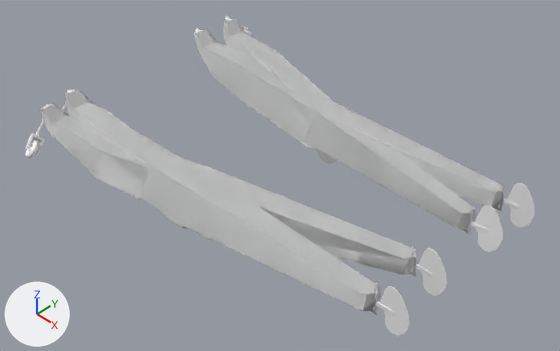
Before and after pictures for a commit that changed the Blender file dev/blender/c172p-pontoon-damage.blend.
One viewpoint serves both versions: a 50 mm lens placed at (6.69, -5.7, 4.23), pointed at (1.01, 0.0, -1.78). The axes (+X, +Y, +Z) are drawn at lower left. The lights are the same throughout. The picture after the commit comes second.

The first picture shows 'L-FloatCB', 'L-FloatCD', 'LHrudderB', 'LHrudderD', 'LdamperOB', 'R-FloatCB', 'R-FloatCD', 'RHrudderB', 'RHrudderD' and 2 more.
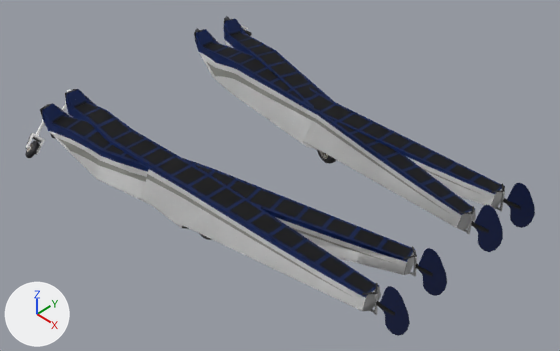
Where the change shows, as pixel boxes (x1, y1, x2, y2) in the pictures (560 x 351 px):
'L-FloatCD', recoloured: (65, 89, 381, 315) in both
'L-FloatCB', recoloured: (40, 103, 417, 276) in both
'R-FloatCD', recoloured: (194, 29, 505, 211) in both
'R-FloatCB', recoloured: (224, 19, 476, 234) in both
'LHrudderD', recoloured (white to blue): (376, 286, 410, 336) in both
'RHrudderB', recoloured (white to blue): (471, 205, 503, 252) in both
'LHrudderB', recoloured (white to blue): (415, 248, 447, 296) in both
'RHrudderD', recoloured (white to blue): (503, 183, 535, 228) in both
part 1 of me_mesh_018, recoloured: (25, 133, 44, 155) in both
part 2 of me_mesh_018, recoloured: (25, 141, 39, 158) in both

Patch to the scene script:
```diff
--- a/dev/blender/c172p-pontoon-damage.blend.py
+++ b/dev/blender/c172p-pontoon-damage.blend.py
@@ img_floats_png @@
+img_floats_png = load_image('floats.png', '../../Models/floats.png', 512, 1024, 'sRGB')
@@ img_fuselage_png_003 @@
+img_fuselage_png_003 = load_image('fuselage.png.003', '../../Models/fuselage.png', 2048, 2048, 'sRGB')
@@ mat_floats @@
+mat_floats = principled_material('floats')
+mat_floats.texture = img_floats_png
@@ mat_pontoon @@
+mat_pontoon = principled_material('pontoon')
+mat_pontoon.texture = img_fuselage_png_003
@@ me_mesh_018 @@
 me_mesh_018.from_pydata(...)  # 564 vertices, 566 faces; spans x -0.158..0.158, y -0.117..0.117, z -0.208..0.208
 # used by ob_ldamperob; location = (-1.782, -1.921, -1.758); rotation_euler = (-0.908, -0.512, -0.0728), in degrees (-52, -29, -4.2); scale = (0.812, 0.812, 0.812)
-me_mesh_018.materials.append(mat_defaultwhite)  # white #ffffff
+# me_mesh_018 part 1: all 30 faces that had it switch from mat_whitepaint_004 (white #f3f3f3) to mat_pontoon (picture img_fuselage_png_003)
+# me_mesh_018 part 2: all 512 faces that had it switch from mat_wheel_mat (white #ffffff) to mat_pontoon (picture img_fuselage_png_003)
@@ me_rhrudder_001 @@
 me_rhrudder_001.from_pydata(...)  # 48 vertices, 48 faces; spans x 2.728..3.133, y 1.149..1.171, z -1.513..-0.911
-me_rhrudder_001.materials.append(mat_whitepaint_003)  # white #f3f3f3
+me_rhrudder_001.materials.append(mat_floats)  # picture img_floats_png
@@ me_lhrudder_001 @@
 me_lhrudder_001.from_pydata(...)  # 48 vertices, 48 faces; spans x 2.728..3.133, y -1.171..-1.149, z -1.513..-0.911
-me_lhrudder_001.materials.append(mat_whitepaint_003)  # white #f3f3f3
+me_lhrudder_001.materials.append(mat_floats)  # picture img_floats_png
@@ me_r_float_002 @@
 me_r_float_002.from_pydata(...)  # 131 vertices, 163 faces; spans x -2.69..2.81, y -0.35..0.35, z -0.38..0.56
-me_r_float_002.materials.append(mat_whitepaint_003)  # white #f3f3f3
+me_r_float_002.materials.append(mat_floats)  # picture img_floats_png
@@ me_l_float_002 @@
 me_l_float_002.from_pydata(...)  # 136 vertices, 163 faces; spans x -2.69..2.81, y -0.35..0.35, z -0.38..0.46
-me_l_float_002.materials.append(mat_whitepaint_003)  # white #f3f3f3
+me_l_float_002.materials.append(mat_floats)  # picture img_floats_png
@@ me_lhrudder @@
 me_lhrudder.from_pydata(...)  # 48 vertices, 48 faces; spans x 2.728..3.133, y -1.171..-1.149, z -1.513..-0.911
-me_lhrudder.materials.append(mat_whitepaint_003)  # white #f3f3f3
+me_lhrudder.materials.append(mat_floats)  # picture img_floats_png
@@ me_rhrudder @@
 me_rhrudder.from_pydata(...)  # 48 vertices, 48 faces; spans x 2.728..3.133, y 1.149..1.171, z -1.513..-0.911
-me_rhrudder.materials.append(mat_whitepaint_003)  # white #f3f3f3
+me_rhrudder.materials.append(mat_floats)  # picture img_floats_png
@@ me_l_float_001 @@
 me_l_float_001.from_pydata(...)  # 129 vertices, 163 faces; spans x -2.69..2.81, y -0.35..0.35, z -0.38..0.46
-me_l_float_001.materials.append(mat_whitepaint_003)  # white #f3f3f3
+me_l_float_001.materials.append(mat_floats)  # picture img_floats_png
@@ me_r_float_001 @@
 me_r_float_001.from_pydata(...)  # 129 vertices, 163 faces; spans x -2.69..2.81, y -0.35..0.35, z -0.38..0.56
-me_r_float_001.materials.append(mat_whitepaint_003)  # white #f3f3f3
+me_r_float_001.materials.append(mat_floats)  # picture img_floats_png
```
